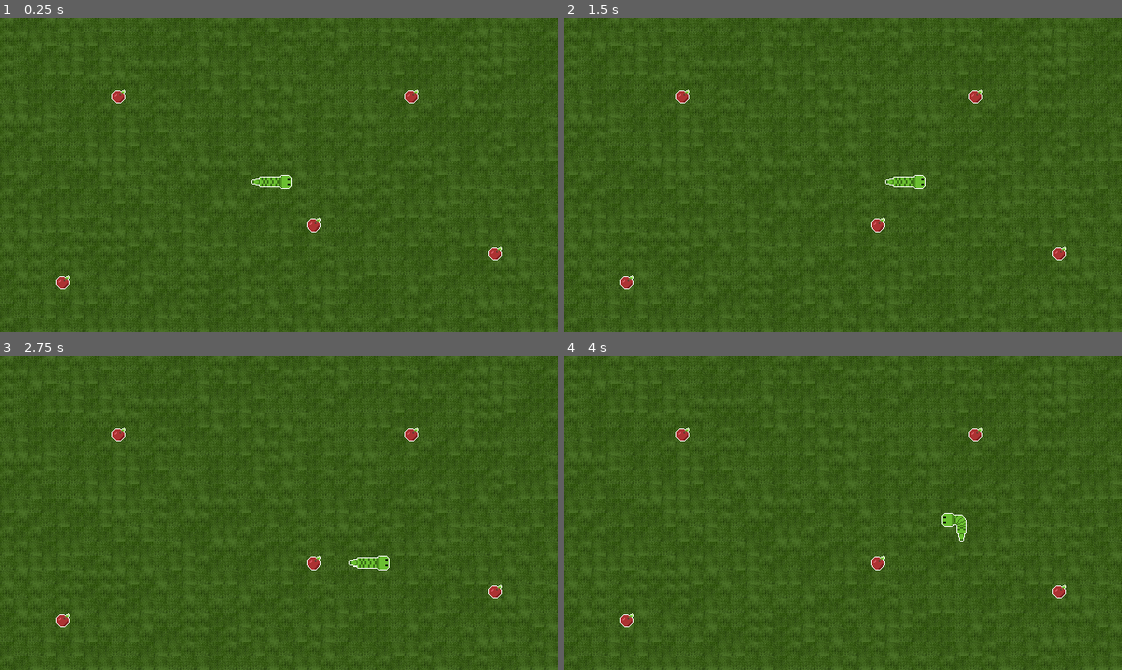
Above: before the commit, frames 1-4 (two rows, left to right).
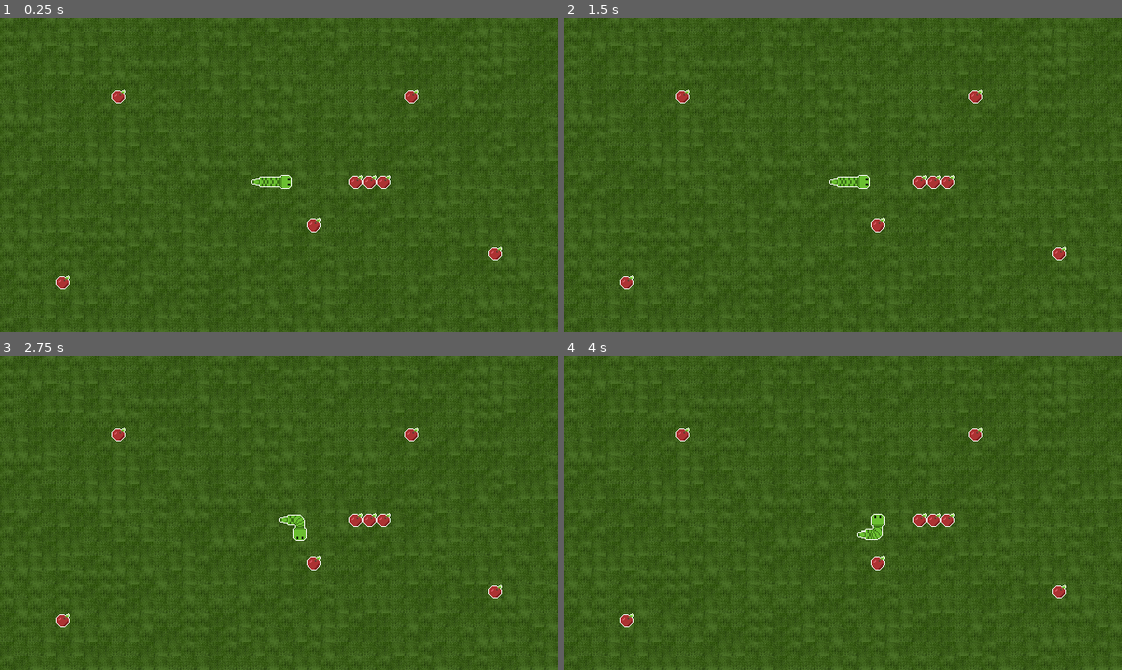
Above: after the commit, the same moments.

Repository: Acanixz/game-dev-train
Game: Godot game, scene res://scenes/level/level.tscn
Two runs of this game, one before a commit and one after it. Both use one fixed random seed, a clock stepped at 60 frames per second and the inputs below.
Inputs:
- Up to frame 1 (0.25 s): no input
- Up to frame 2 (1.5 s): hold D (right) 0.53-1.28 s; hold S (down) from 1.28 s (still down)
- Up to frame 3 (2.75 s): release S (down) at 2.03 s; hold D (right) from 2.03 s (still down)
- Up to frame 4 (4 s): release D (right) at 2.78 s; hold W (up) 2.78-3.53 s; hold A (left) from 3.53 s (still down)

The runs differ from the first frame. In frame 1, 0.3% of the frame differs, in the area x 62-70%, y 50-55%; in frame 2, 0.6%; in frame 3, 0.7%, in the area x 50-70%, y 50-69%; in frame 4, 0.6%.

Commit message:
Feat: Player optimization and body collider
- Added "dead" variant to snake's face
- Snake now dies when colliding with itself
- Snake now ticks one last time before dying, without movement, just so it can update the sprite properly
- Starting tick speed is now properly synchronized with the snake size thanks to the constant DEFAULT_TICK_SPEED
- Commented player.gd

Diff:
--- a/snake/src/scenes/level/level.tscn
+++ b/snake/src/scenes/level/level.tscn
@@ -67,5 +67,5 @@
 
 [node name="Items" type="TileMapLayer" parent="."]
 z_index = 9
-tile_map_data = PackedByteArray("AAACAAMAAAAAAAAAAAAJAPr/AAAAAAAAAAD0//r/AAAAAAAAAADw/wcAAAAAAAAAAAAPAAUAAAAAAAAAAAA=")
+tile_map_data = PackedByteArray("AAACAAMAAAAAAAAAAAAJAPr/AAAAAAAAAAD0//r/AAAAAAAAAADw/wcAAAAAAAAAAAAPAAUAAAAAAAAAAAAFAAAAAAAAAAAAAAAGAAAAAAAAAAAAAAAHAAAAAAAAAAAAAAA=")
 tile_set = SubResource("TileSet_nxek4")
--- a/snake/src/scenes/player/player.gd
+++ b/snake/src/scenes/player/player.gd
@@ -12,7 +12,7 @@
 		if size < 3: return
 
 		size = value
-		tick_speed = 1 - clamp(size * 0.15, .1, .75)
+		tick_speed = DEFAULT_TICK_SPEED - clamp(size * 0.15, .1, .75)
 
 ## Each index of the CURVE_ROTATION_DATA
 ## represents the curved sprite's indexes,
@@ -40,19 +40,16 @@
 	],
 ]
 
+## Initial tick speed, used as base for decrements
+const DEFAULT_TICK_SPEED: float = 1
+
 ## Interval in seconds in which the snake moves
-var tick_speed: float = .25:
+var tick_speed: float = DEFAULT_TICK_SPEED:
 	set(value):
 		tick_speed = value
 		$Tick.start(value)
 
 ## Tiles occupied by the snake, first index is tail, last one is head
-#var snake_tiles = [
-	#Vector2i(-2,0),
-	#Vector2i(-1,0),
-	#Vector2i(0,0),
-#]
-
 var snake_tiles: Array[Dictionary] = [
 	{'pos': Vector2i(-2,0), 'rot': Vector2i(1,0)},
 	{'pos': Vector2i(-1,0), 'rot': Vector2i(1,0)},
@@ -60,7 +57,8 @@
 ]
 
 ## Snake's head direction, defines where
-## it will go in the next tick
+## it will go during the next tick,
+## basically, the last valid input from the player
 var snake_direction: Vector2i = Vector2i(1,0):
 	set(value):
 		# Snake can't turn 180 degrees
@@ -77,43 +75,67 @@
 var alive: bool = true
 
 func _process(_delta: float) -> void:
+	# Feeds input vector directly to variable, check setter for requirements
 	snake_direction = Input.get_vector("left", "right", "up", "down")
 
+## Starts the tick system
 func _ready() -> void:
 	$Tick.start(tick_speed)
 
+## Snake moves on a tick-based system
+## During its death, it ticks one last time in order to update the sprite, but doesn't
+## actually move
 func _on_tick_timeout() -> void:
-	if not alive: return
 
-	snake_tiles.append({
-		'pos': snake_tiles[snake_tiles.size() - 1].pos + snake_direction,
-		'rot': snake_direction
-	})
+	# Only move snake if alive
+	if alive:
+		snake_tiles.append({
+			'pos': snake_tiles[snake_tiles.size() - 1].pos + snake_direction,
+			'rot': snake_direction
+		})
 
+	# Move head collider
 	$Head.position = snake_tiles[snake_tiles.size()-1].pos * 16
 
+	# Erase old tail position (if not grown in last tick)
 	if snake_tiles.size() > size:
 		set_cell(snake_tiles.pop_front().pos)
 
+	# Check for collision with body
+	for i in range(snake_tiles.size()-1):
+		if snake_tiles[i].pos == snake_tiles[snake_tiles.size()-1].pos:
+			alive = false
+
+	# Update sprite
 	for i in range(snake_tiles.size()):
 		var current_tile: Dictionary = snake_tiles[i]
 		var next_tile = snake_tiles[i+1] if i < snake_tiles.size()-1 else null
 		var atlas_coords: Vector2i = Vector2i(0,0)
 
+		# Define atlas Y coords (curve/tail/body/head sprite)
+		# Is tail?
 		if i == 0:
+			# Tail
 			atlas_coords.y = 1
 		else:
+			# Is body?
 			if i < snake_tiles.size()-1:
+				# Is turning?
 				if current_tile.rot != next_tile.rot:
+					# Curve body
 					atlas_coords.y = 0
 				else:
+					# Body
 					atlas_coords.y = 2
+			else:
+				# Head
+				atlas_coords.y = 3
 
-		if i == snake_tiles.size() - 1:
-			atlas_coords.y = 3
-
+		# Define atlas X coords (rotation)
 		match atlas_coords.y:
+			# Curve
 			0:
+				# Get correct sprite based on possible "from->to" rotations
 				var index: int = 0
 				for target_coord in CURVE_ROTATION_DATA:
 					for target_coord_item in target_coord:
@@ -121,16 +143,33 @@
 							atlas_coords.x = index
 					index += 1
 
+			# Tail
 			1:
 				atlas_coords.x = abs(
-				(next_tile.rot.x + next_tile.rot.y * 2 + 1)
-				 % 4
+					(next_tile.rot.x + next_tile.rot.y * 2 + 1)
+				 	% 4
 				)
 
-			_:
+			# Body
+			2:
 				atlas_coords.x = abs(
-				(current_tile.rot.x + current_tile.rot.y * 2 + 1)
-				 % 4
+					(current_tile.rot.x + current_tile.rot.y * 2 + 1)
+					% 4
 				)
 
+			# Head
+			3:
+				atlas_coords.x = abs(
+					(current_tile.rot.x + current_tile.rot.y * 2 + 1)
+					% 4
+				)
+
+				# if dead, increment X by 4 to get "dead" sprite variant
+				atlas_coords.x = atlas_coords.x + 4 if not alive else atlas_coords.x
+
+		# Update tile
 		set_cell(current_tile.pos, 0, atlas_coords)
+
+	# Stop ticking if no longer alive
+	if not alive:
+		$Tick.stop()
--- a/snake/src/scenes/player/player.tscn
+++ b/snake/src/scenes/player/player.tscn
@@ -21,6 +21,10 @@
 2:3/0 = 0
 1:3/0 = 0
 3:3/0 = 0
+4:3/0 = 0
+5:3/0 = 0
+6:3/0 = 0
+7:3/0 = 0
 
 [sub_resource type="TileSet" id="TileSet_114jb"]
 sources/0 = SubResource("TileSetAtlasSource_jcw32")
Binary file changed: snake/src/assets/images/snake.png
Not shown, changed: snake/assets/aseprite/Snake.aseprite
